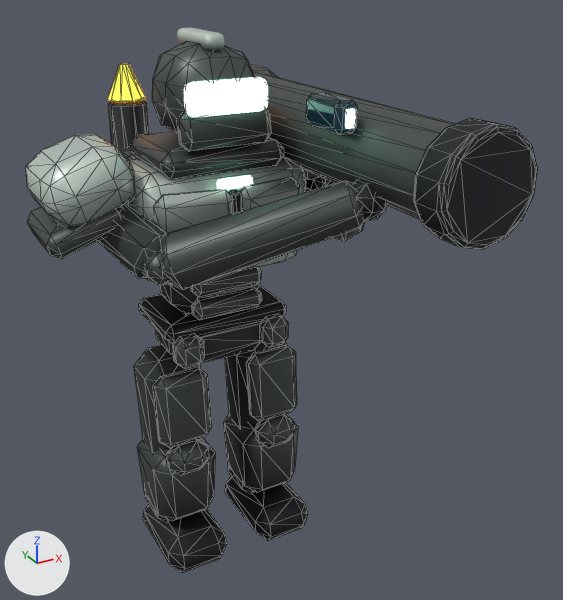
The glTF model github-io/public/models/antitank.glb as it was, and as the next commit left it.
Camera for both pictures: a camera (50 mm lens) standing at (-1.19, -2.77, 2.45) and looking at (0.18, -0.28, 1.21). Every picture has the same lights, and +X, +Y and +Z are marked at lower left. The older version comes first. Mesh edges are drawn as thin lines on the coarser meshes. Where no turn or scale is listed for an object, it has been applied to the vertices. Vertices at exactly the same position are counted once.

Script lines for the objects in view, before the commit:
```python
ob_armor_007 = bpy.data.objects.new('Armor.007', me_armor_007)
ob_armor_007.location = (0.0, 0.0, 0.0)
ob_boot_010 = bpy.data.objects.new('Boot.010', me_boot_010)
ob_boot_010.location = (-0.21, 0.0, 0.95)
ob_boot_011 = bpy.data.objects.new('Boot.011', me_boot_011)
ob_boot_011.location = (0.21, 0.0, 0.95)
ob_gear_005 = bpy.data.objects.new('Gear.005', me_gear_005)
ob_gear_005.location = (0.0, 0.0, 0.0)
ob_helmet_005 = bpy.data.objects.new('Helmet.005', me_helmet_005)
ob_helmet_005.location = (0.0, 0.0, 0.0)
ob_leg_suit_010 = bpy.data.objects.new('Leg_suit.010', me_leg_suit_010)
ob_leg_suit_010.location = (-0.21, 0.0, 0.95)
ob_leg_suit_011 = bpy.data.objects.new('Leg_suit.011', me_leg_suit_011)
ob_leg_suit_011.location = (0.21, 0.0, 0.95)
ob_suit_005 = bpy.data.objects.new('Suit.005', me_suit_005)
ob_suit_005.location = (0.0, 0.0, 0.0)
ob_visor_005 = bpy.data.objects.new('Visor.005', me_visor_005)
ob_visor_005.location = (0.0, 0.0, 0.0)
# also in view: 'Helmet_crest.005' at (0.0, 0.02, 2.18); 'Launcher' at (0.42, -0.28, 1.83); 'Chest.005' at (0.0, -0.03, 1.58); 'Sight' at (0.25, -0.5, 1.97); 'Rockets' at (0.0, 0.47, 1.98)
```
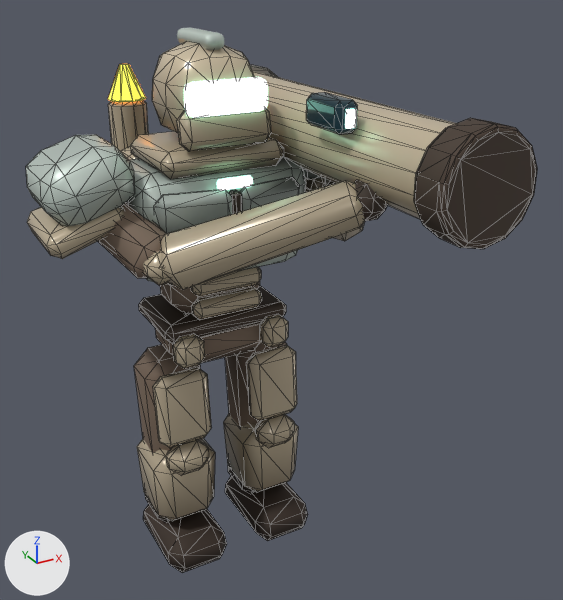
Where the change shows, as pixel boxes (x1, y1, x2, y2) in the pictures (563 x 600 px):
'Gear.005', surface changed: (140, 118, 537, 344) in both
'Launcher', recoloured (grey to beige): (253, 72, 456, 219) in both
'Shin.010', recoloured (black to brown): (137, 367, 215, 521) in both
'Shin.011', recoloured (black to brown): (223, 345, 298, 492) in both
'Suit.005', surface changed (lighter): (98, 203, 261, 363) in both
'Helmet.005', recoloured (grey to beige): (152, 41, 254, 133) in both
'Boot.010', surface changed: (143, 495, 225, 569) in both
'Boot.011', surface changed: (228, 466, 306, 537) in both
'Leg_suit.010', surface changed (black to brown): (134, 344, 200, 453) in both
'Leg_suit.011', surface changed: (225, 342, 287, 427) in both
'Pack.005', recoloured: (120, 146, 138, 160) in both
part 1 of me_armor_007, recoloured (grey to brown): (27, 100, 365, 369) in both

The change, as a list of edits to the scene's bpy script:
```text
Change mat_undercarriage_007:
    where n2 = _N.new('ShaderNodeMix'); n2.name = 'Mix'
    n2.inputs[7].default_value: (0.0168, 0.0212, 0.0232, 1.0) -> (0.0887, 0.0612, 0.0452, 1.0)  # 'B', black #23282a -> 'B', brown #54463c
Change mat_suit_005:
    where n2 = _N.new('ShaderNodeMix'); n2.name = 'Mix'
    n2.inputs[7].default_value: (0.0343, 0.0423, 0.0423, 1.0) -> (0.254, 0.181, 0.133, 1.0)  # 'B', dark grey #343a3a -> 'B', brown #8a7666
Add mat_armor_005:
    mat_armor_005 = bpy.data.materials.new('Armor.005')
    # nodes: BsdfPrincipled, Mix, OutputMaterial, VertexColor
    # colours: beige #d6c6aa, mixed with the vertex colours
Change me_armor_007:
    where me_armor_007.from_pydata(...)  # 392 vertices, 724 faces; spans x -0.679..0.679, y -0.719..0.55, z 0.965..1.961
    used by ob_armor_007; location = (0.0, 0.0, 0.0)
    me_armor_007 part 1: 713 faces spanning x -0.679..0.679, y -0.719..0.55, z 0.965..1.961 switch from mat_armor_007 to mat_armor_005
Change me_helmet_005:
    where me_helmet_005.from_pydata(...)  # 56 vertices, 108 faces; spans x -0.181..0.181, y -0.202..0.202, z 1.83..2.17
    remove me_helmet_005.materials.append(mat_armor_007)
    add me_helmet_005.materials.append(mat_armor_005)
Change me_launcher:
    where me_launcher.from_pydata(...)  # 84 vertices, 164 faces; spans x 0.26..0.58, y -1.03..0.47, z 1.67..1.99
    remove me_launcher.materials.append(mat_armor_007)
    add me_launcher.materials.append(mat_armor_005)
Change me_shin_010:
    where me_shin_010.from_pydata(...)  # 72 vertices, 132 faces; spans x -0.143..0.143, y -0.225..0.143, z -0.78..-0.04
    remove me_shin_010.materials.append(mat_armor_007)
    add me_shin_010.materials.append(mat_armor_005)
Change me_shin_011:
    where me_shin_011.from_pydata(...)  # 72 vertices, 132 faces; spans x -0.143..0.143, y -0.225..0.143, z -0.78..-0.04
    remove me_shin_011.materials.append(mat_armor_007)
    add me_shin_011.materials.append(mat_armor_005)
Change me_pack_005:
    where me_pack_005.from_pydata(...)  # 56 vertices, 108 faces; spans x -0.25..0.25, y 0.19..0.43, z 1.26..1.74
    remove me_pack_005.materials.append(mat_armor_007)
    add me_pack_005.materials.append(mat_armor_005)
```
